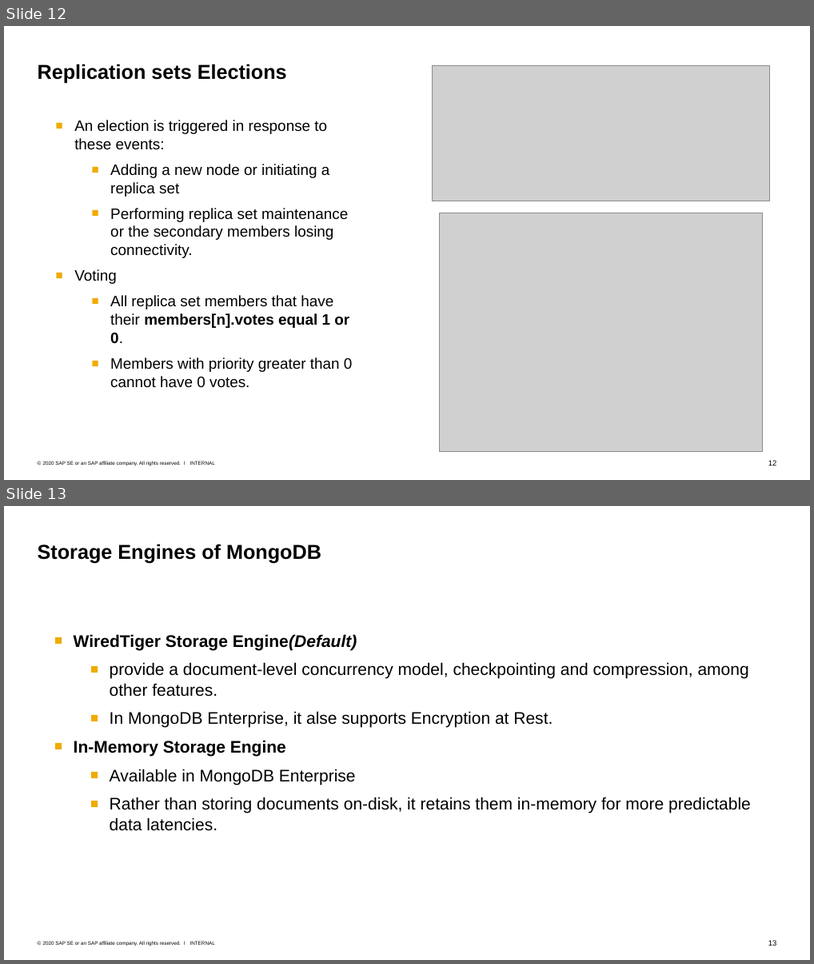
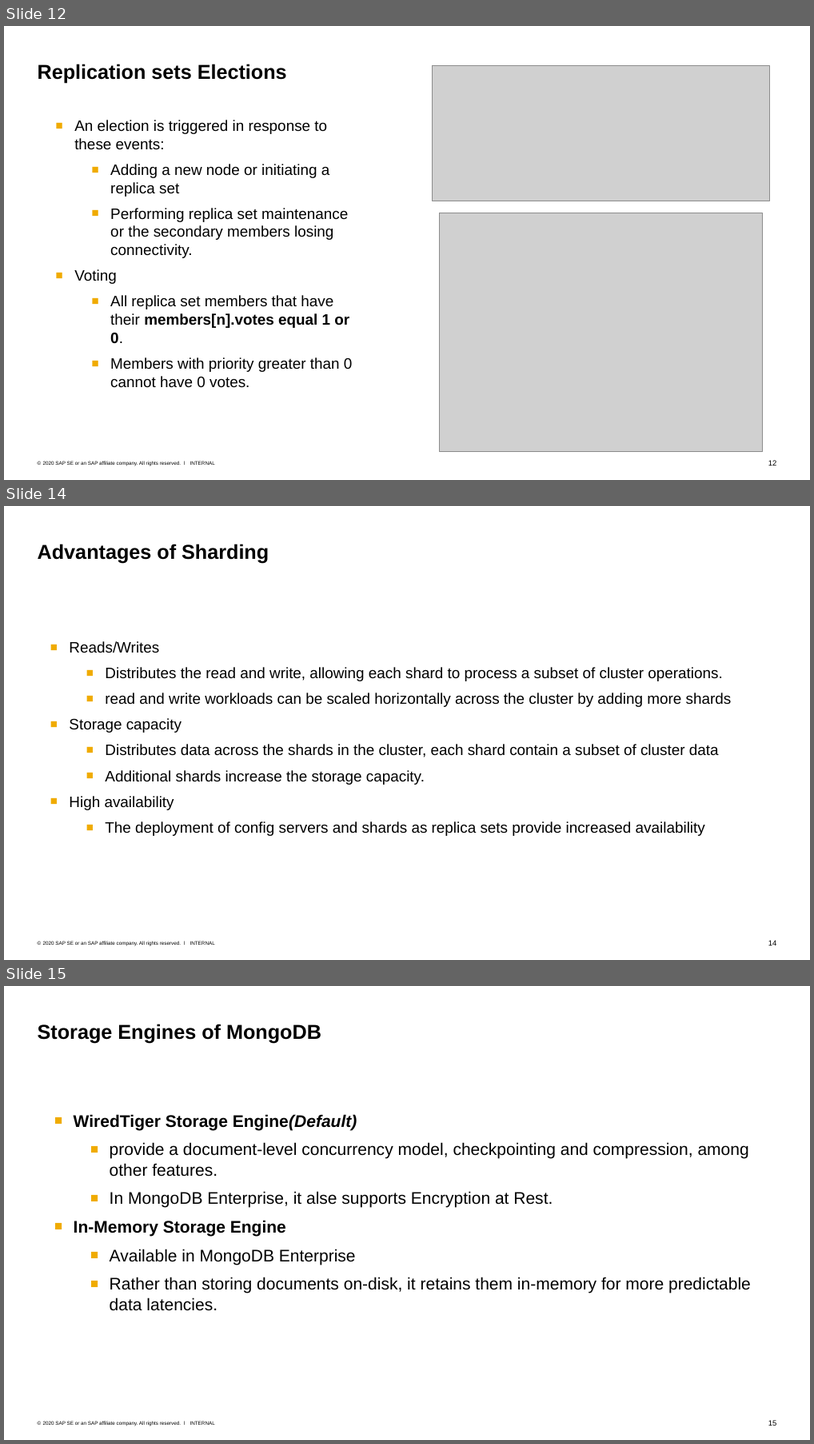
Before and after one commit to Voidkai/Survey_on_NoSQL, a slide deck: NoSQL/The_survey_on_MongoDB.pptx. Shown one above the other, each under a label of ours: slides 12 and 13 before the commit, slides 12, 14 and 15 after it; the slides between them are not shown. The pictures are 814x964 and 814x1444 pixels, drawn with LibreOffice and Linux fonts; fonts in the diff are those of the drawing; grey boxes stand for pictures. Boxes give left, top, right and bottom in pixels: in the first picture for what was removed or moved away, otherwise in the second. Text is boxed around its words. In the diff, an @@ line names an element or a change of style, - is before the commit and + after.

```diff
--- a/NoSQL/The_survey_on_MongoDB.pptx
+++ b/NoSQL/The_survey_on_MongoDB.pptx
@@ slide 14 added at [4,506,810,960], background #FFFFFF; not listed: 3 template elements that a slide beside it also shows @@
@@ title added at [38,544,269,564], 24 pt, text #000000, bold @@
+Advantages of Sharding
@@ text added at [69,641,732,836], 18 pt, text #000000 @@
+■ Reads/Writes
+  ■ Distributes the read and write, allowing each shard to process a subset of cluster operations.
+  ■ read and write workloads can be scaled horizontally across the cluster by adding more shards
+■ Storage capacity
+  ■ Distributes data across the shards in the cluster, each shard contain a subset of cluster data
+  ■ Additional shards increase the storage capacity.
+■ High availability
+  ■ The deployment of config servers and shards as replica sets provide increased availability
@@ what was slide 13 is now slide 15 @@
```
Also in this commit, not shown: 2 slides changed, 7 other slides added, 18 slides removed.
